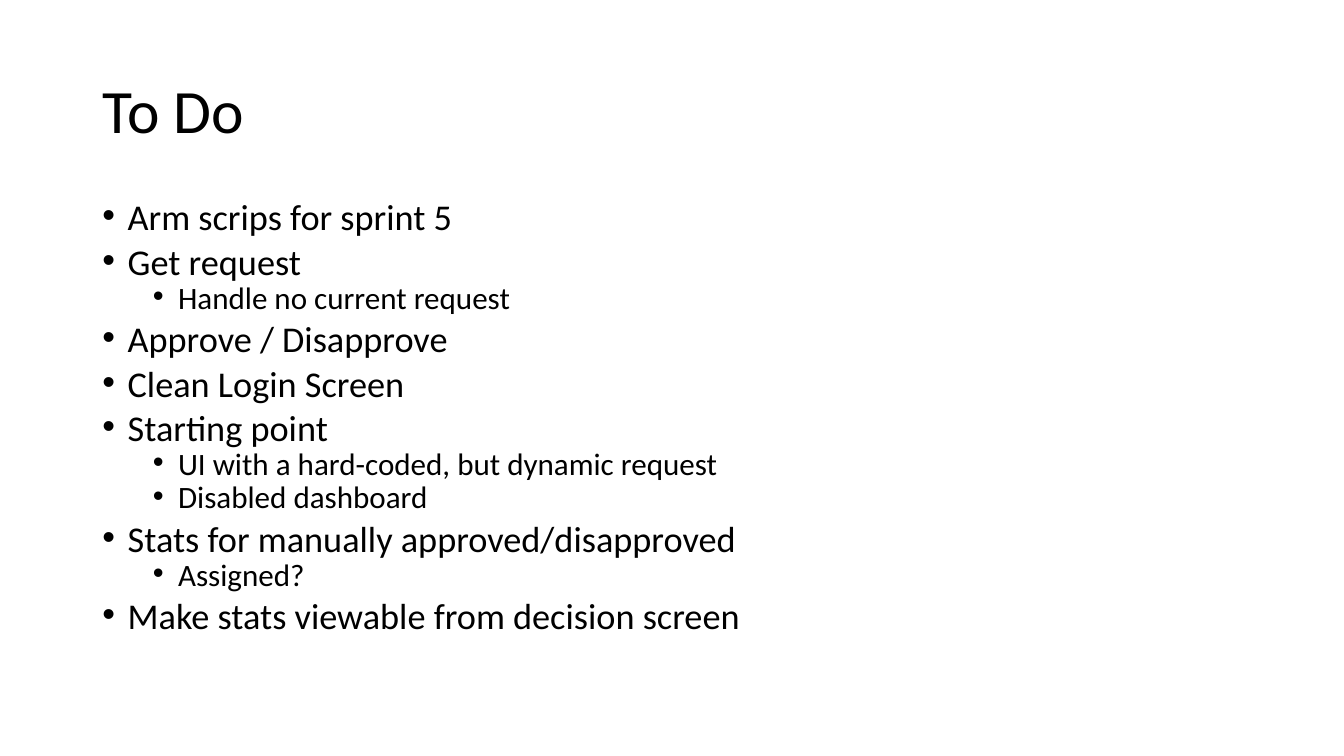
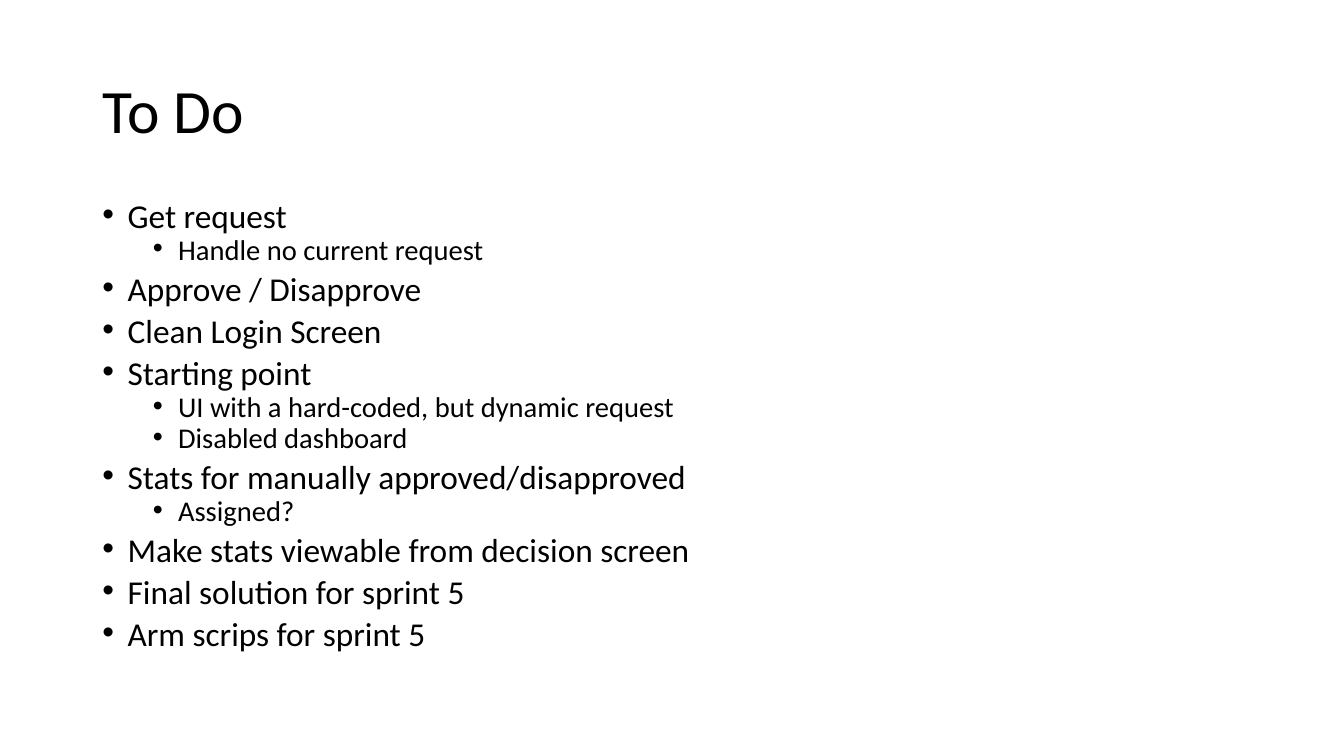
Before and after one commit to scottctr/EdaWorkshop, a slide deck: slide 2 of Sprint4/EdaWorkshop_Sprint4.pptx. Drawn at 1344x756 pixels with LibreOffice and Linux fonts; fonts in the diff are those of the drawing. Boxes give left, top, right and bottom in pixels: in the first picture for what was removed or moved away, otherwise in the second. Text is boxed around its words. In the diff, an @@ line names an element or a change of style, - is before the commit and + after.

Commit message:
General cleanup to solutions and presentations.

```diff
--- a/Sprint4/EdaWorkshop_Sprint4.pptx
+++ b/Sprint4/EdaWorkshop_Sprint4.pptx
@@ text at bbox=[128, 205, 452, 236]: paragraph removed @@
-• Arm scrips for sprint 5
@@ text at bbox=[128, 206, 689, 563]: size 25.9 to 23.8 pt in "Get request", "Approve / Disapprove", "Clean Login Screen", "Starting point" and 2 more places; size 22.2 to 20.4 pt in "Handle no current request", "UI with a hard-coded, but dynamic request", "Disabled dashboard", "Assigned?" @@
@@ text at bbox=[128, 581, 465, 652]: paragraphs added @@
+• Final solution for sprint 5
+• Arm scrips for sprint 5
```
Also in this commit, not shown: 9 other slides changed, 1 slide removed, 19 other files.
